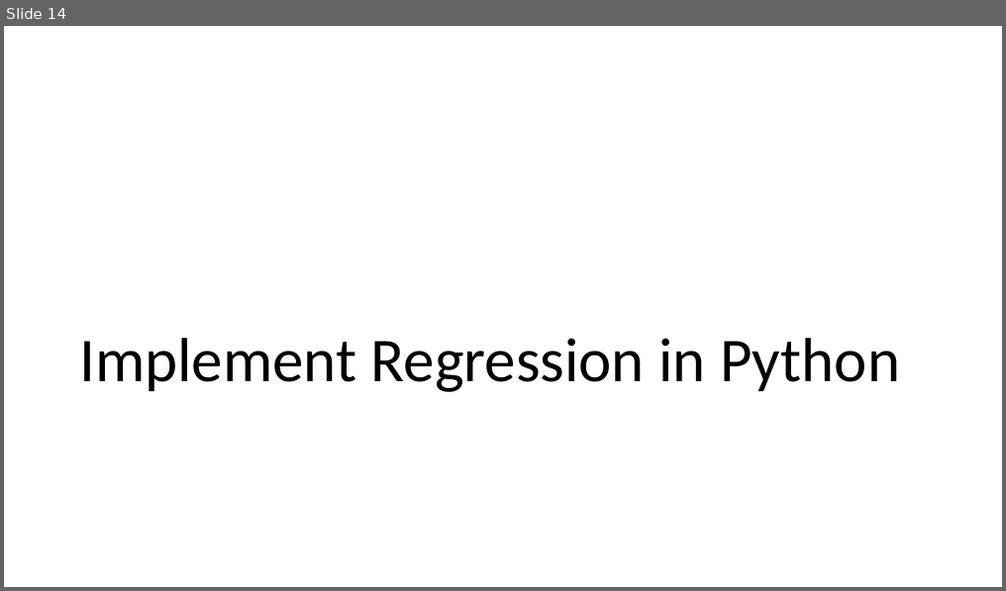
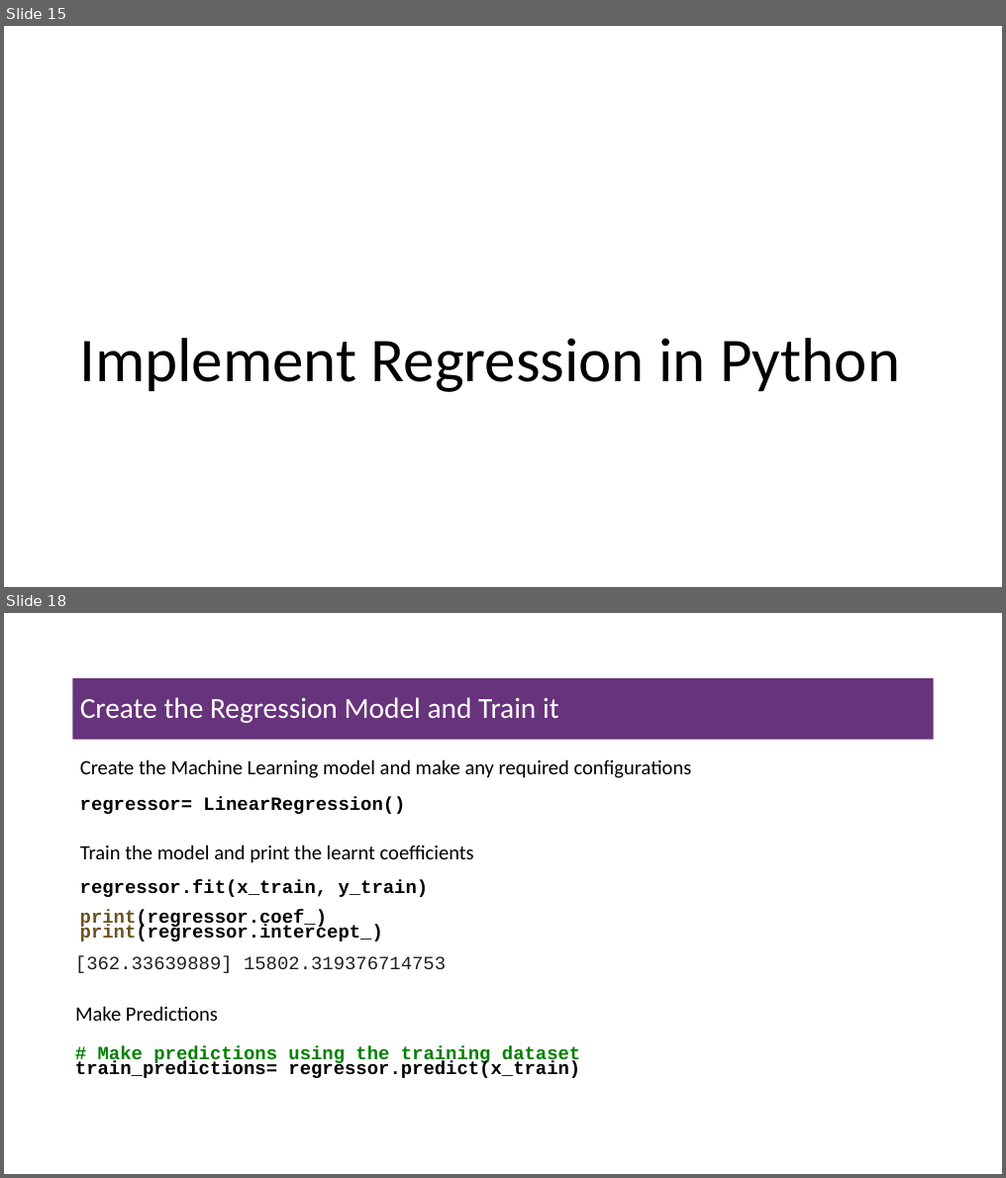
Before and after one commit to msfasha/307304-Data-Mining, a slide deck: 20243/Part 2-Regression/simple linear regression slides.pptx. Shown one above the other, each under a label of ours: slide 14 before the commit, slides 15 and 18 after it; the slides between them are not shown. The pictures are 1006x591 and 1006x1178 pixels, drawn with LibreOffice and Linux fonts; fonts in the diff are those of the drawing; background and template pictures are left out. Boxes give left, top, right and bottom in pixels: in the first picture for what was removed or moved away, otherwise in the second. Text is boxed around its words. In the diff, an @@ line names an element or a change of style, - is before the commit and + after.

Commit message:
modify regression pptx

```diff
--- a/20243/Part 2-Regression/simple linear regression slides.pptx
+++ b/20243/Part 2-Regression/simple linear regression slides.pptx
@@ slide 18 added at [4,613,1002,1174], background #FFFFFF @@
@@ title added at [73,678,934,740], fill #67337A, 28 pt, text #FFFFFF @@
+Create the Regression Model and Train it
@@ text added at [80,760,692,778], 19.6 pt, text #000000 @@
+Create the Machine Learning model and make any required configurations
@@ text added at [80,797,405,814], 18 pt, text #000000, bold @@
+regressor= LinearRegression()
@@ text added at [80,845,474,863], 19.6 pt, text #000000 @@
+Train the model and print the learnt coefficients
@@ text added at [80,880,429,942], 18 pt, text #000000, bold @@
+regressor.fit(x_train, y_train)
+print(regressor.coef_)
+print(regressor.intercept_)
@@ text added at [75,957,446,973], 18 pt, text #1F1F1F @@
+[362.33639889] 15802.319376714753
@@ text added at [75,1006,218,1021], 19.6 pt, text #000000 @@
+Make Predictions
@@ text added at [75,1046,580,1078], 18 pt, text #000000, bold @@
+# Make predictions using the training dataset
+train_predictions= regressor.predict(x_train)
@@ what was slide 14 is now slide 15 @@
```
Also in this commit, not shown: 7 slides changed, 3 other slides added, 1 slide removed.
